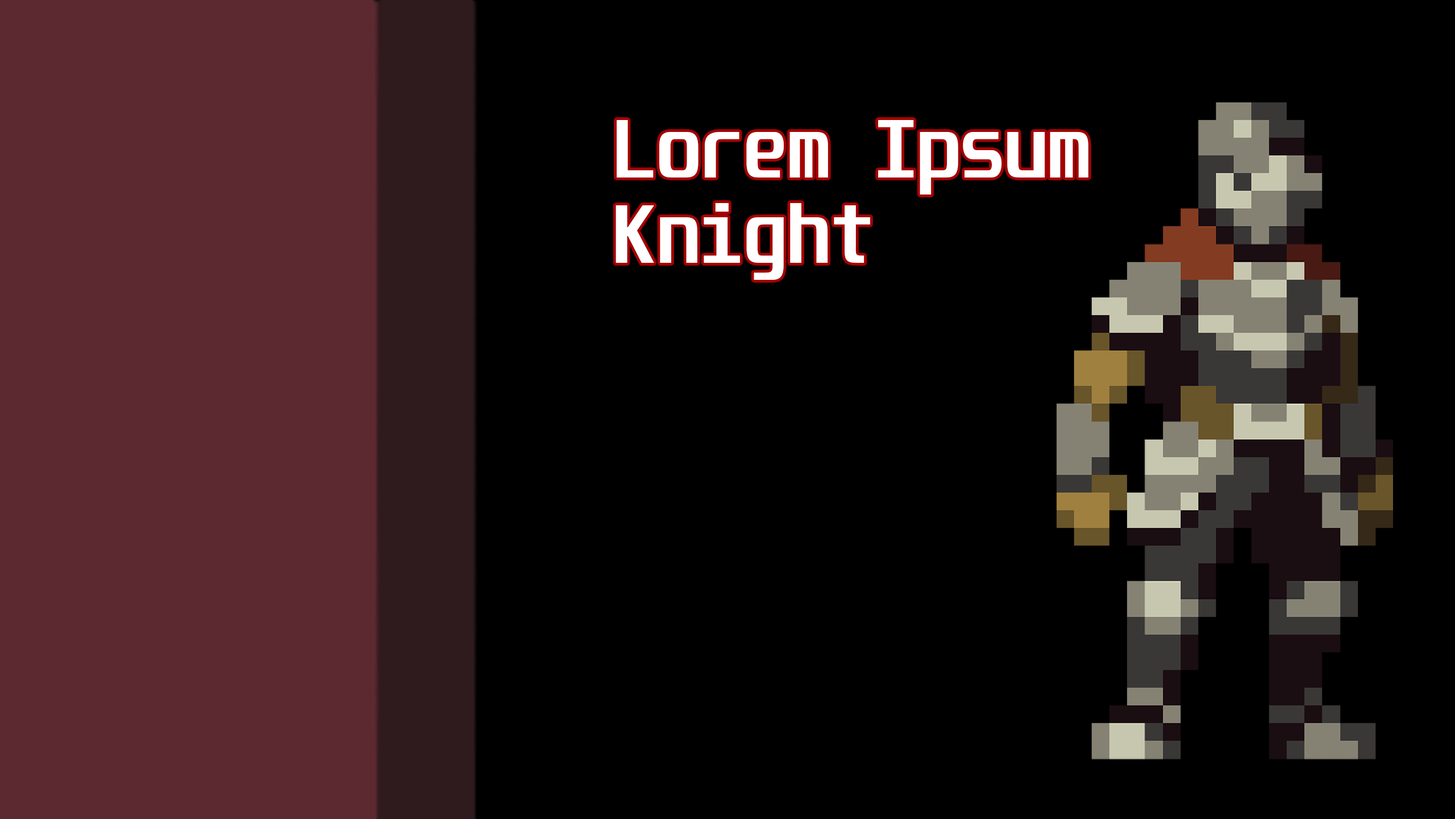
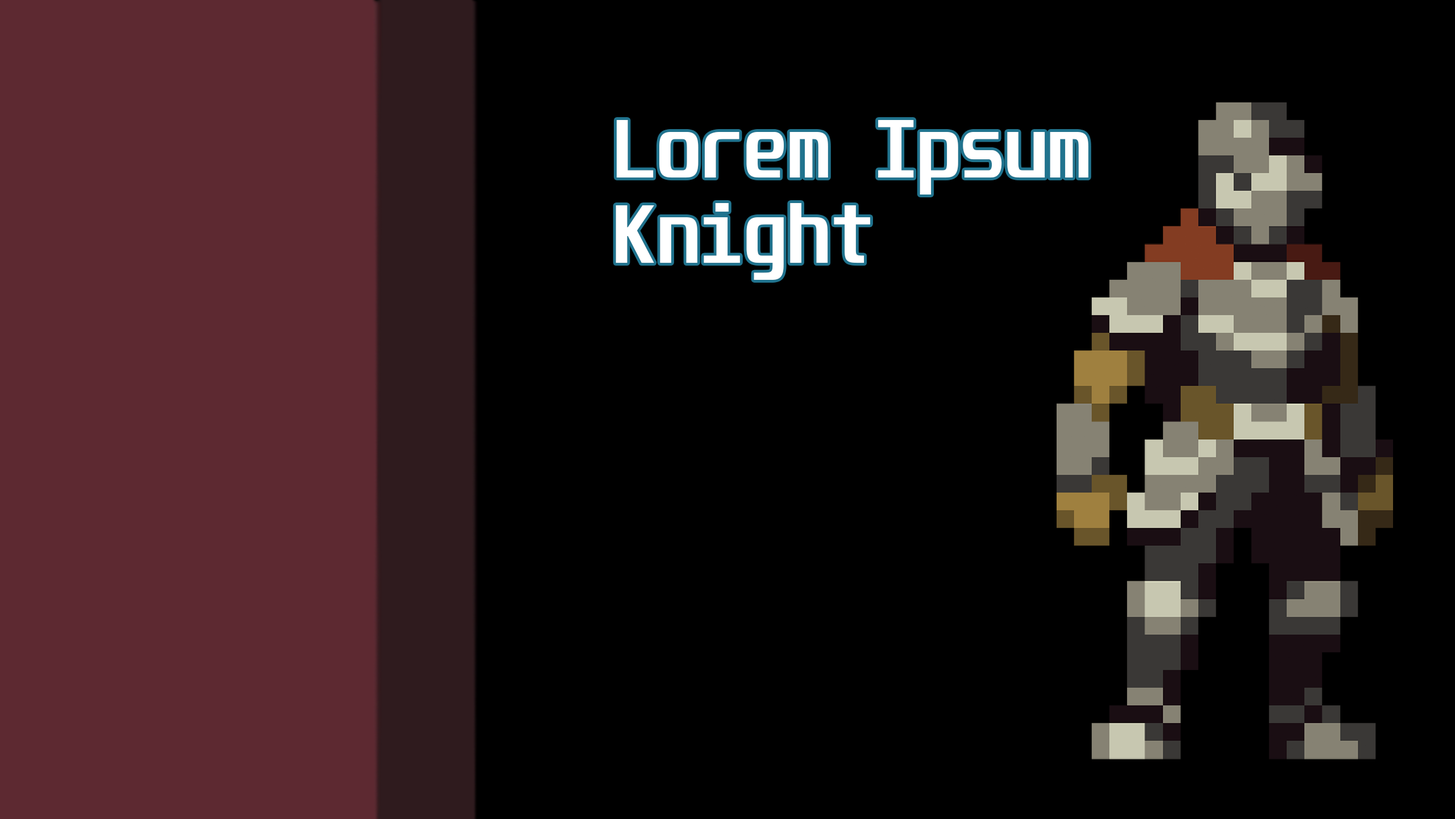
Two versions of the same layered image (1455 × 819). Layer-by-layer changes:
pixels changed over <box>612,117,1092,283</box> (layer not identified)
